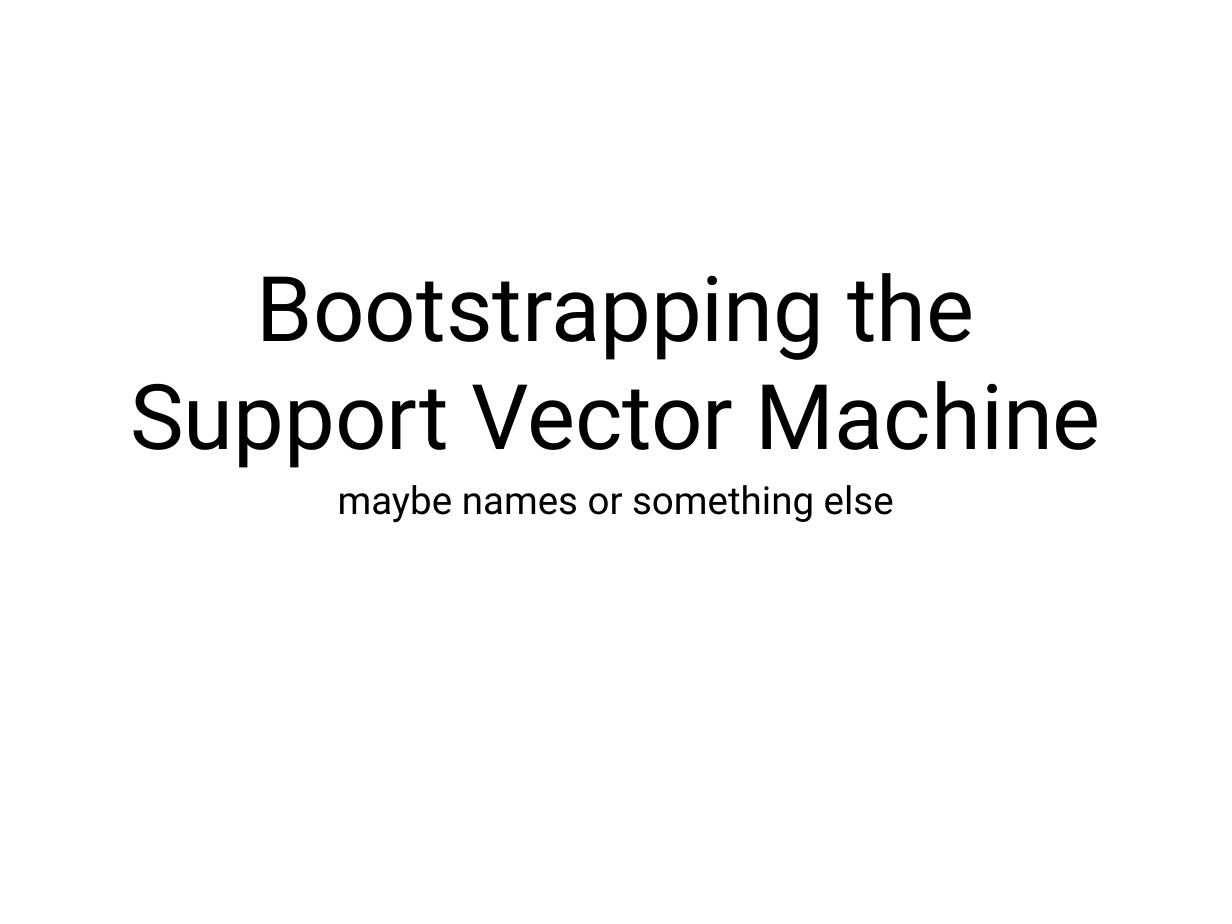
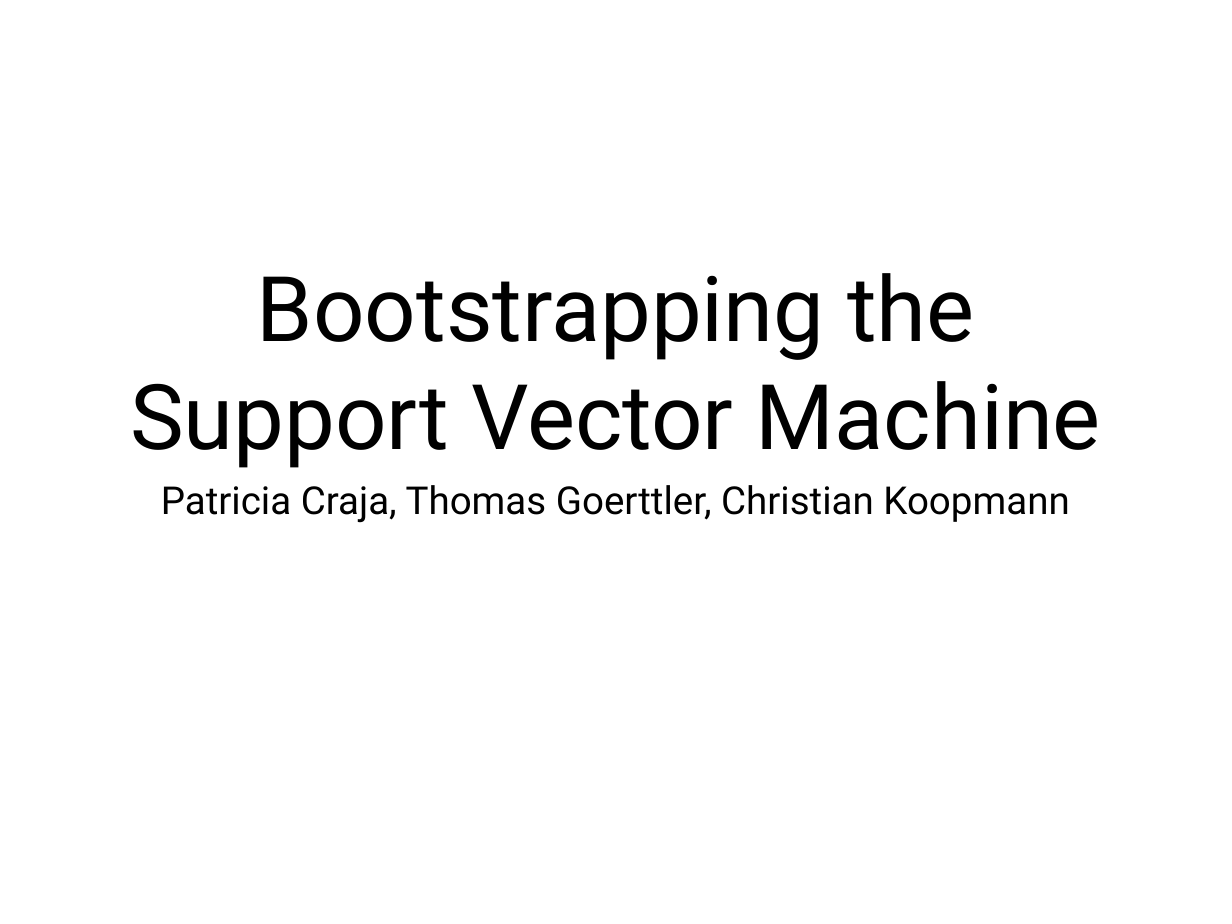
Before and after one commit to ThomasGoerttler/BootstrapingSVM, a slide deck: slide 1 of Präsentation/slides.pptx. Drawn at 1232x924 pixels with LibreOffice and Linux fonts; fonts in the diff are those of the drawing. Boxes give left, top, right and bottom in pixels: in the first picture for what was removed or moved away, otherwise in the second. Text is boxed around its words. In the diff, an @@ line names an element or a change of style, - is before the commit and + after.

```diff
--- a/Präsentation/slides.pptx
+++ b/Präsentation/slides.pptx
@@ text at (161, 485, 1069, 523): text changed @@
-maybe names or something else
+Patricia Craja, Thomas Goerttler, Christian Koopmann
```
Also in this commit, not shown: 4 other slides changed, 2 slides added, 2 slides removed, 2 other files.
